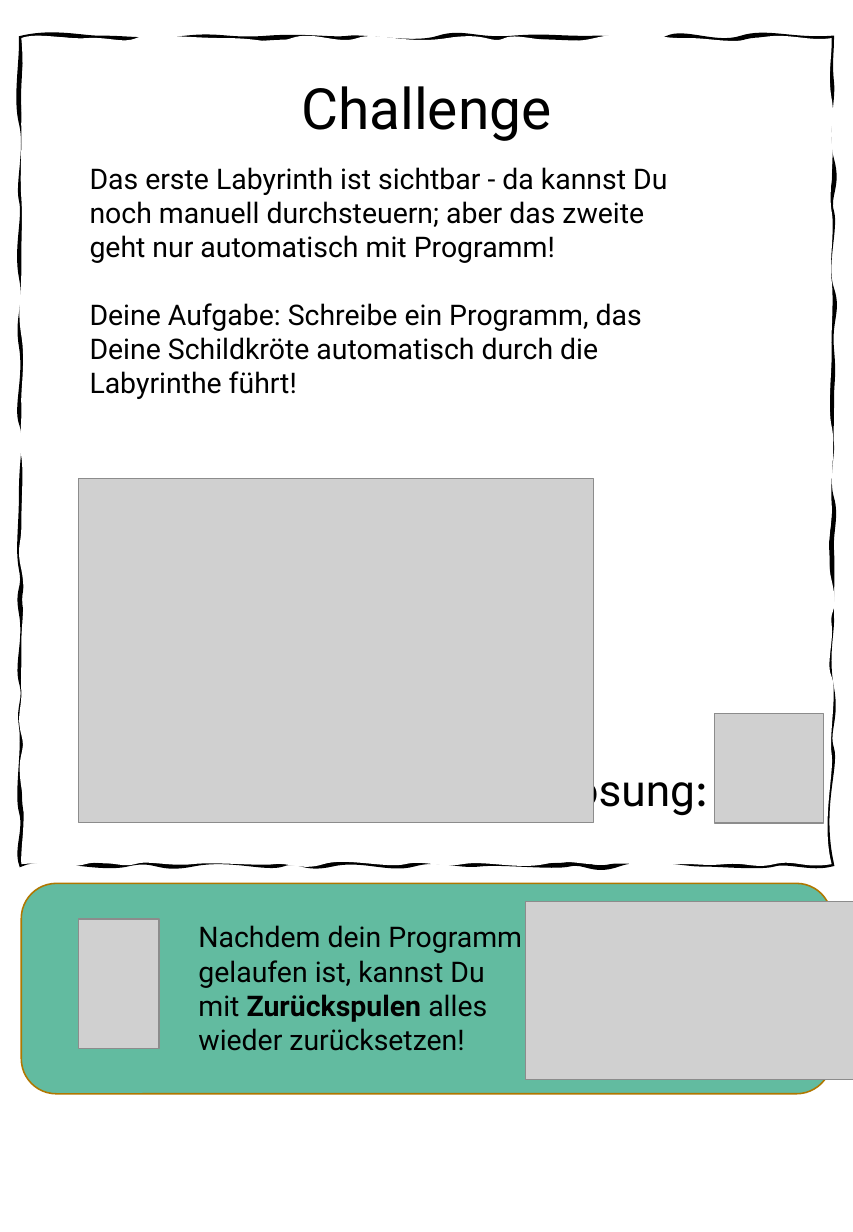
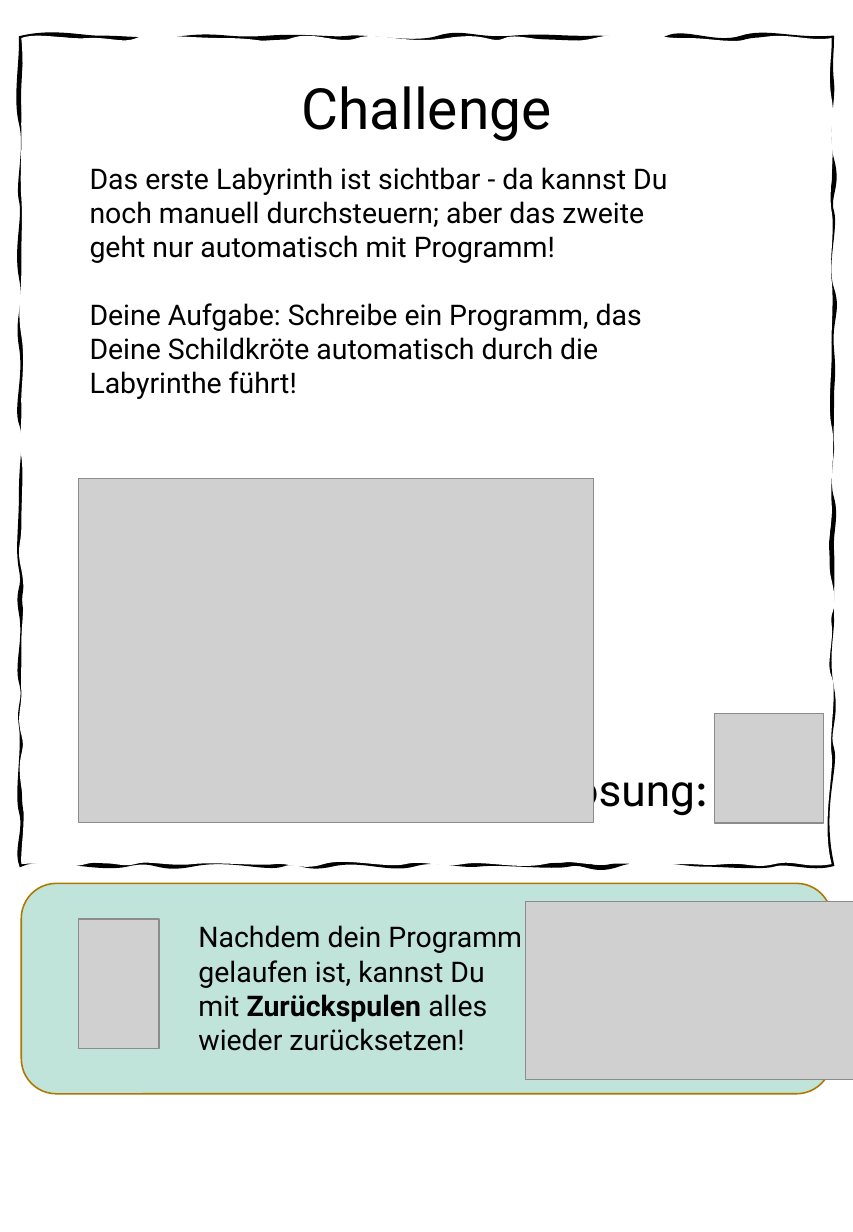
Before and after one commit to KidsLabDe/ProgrammierenInMinecraft_Videokurs, a slide deck: slide 4 of Lernkarten/Level2 - Labyrinth.pptx. Drawn at 853x1232 pixels with LibreOffice and Linux fonts; fonts in the diff are those of the drawing; grey boxes stand for pictures; background and template pictures are left out. Boxes give left, top, right and bottom in pixels: in the first picture for what was removed or moved away, otherwise in the second. Text is boxed around its words. In the diff, an @@ line names an element or a change of style, - is before the commit and + after.

```diff
--- a/Lernkarten/Level2 - Labyrinth.pptx
+++ b/Lernkarten/Level2 - Labyrinth.pptx
@@ rounded rectangle at <box>22,884,831,1094</box>: fill #62BBA0 to #C0E4D9 @@
```
Also in this commit, not shown: 3 other slides changed, 6 other files.
